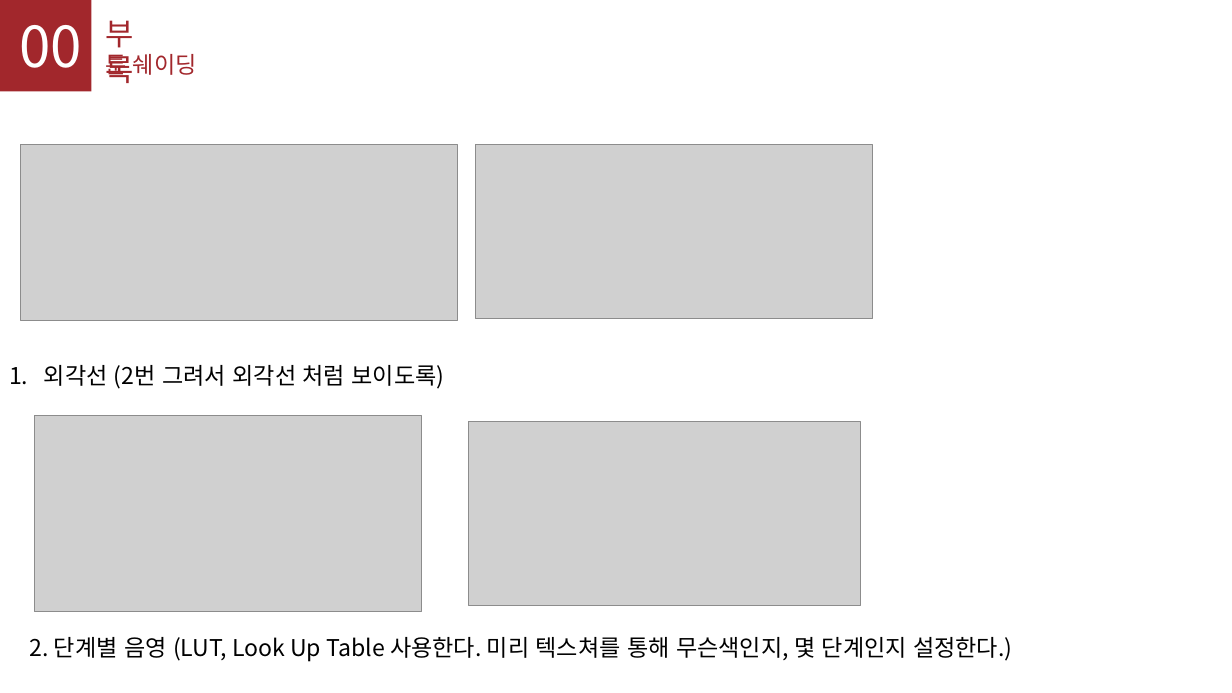
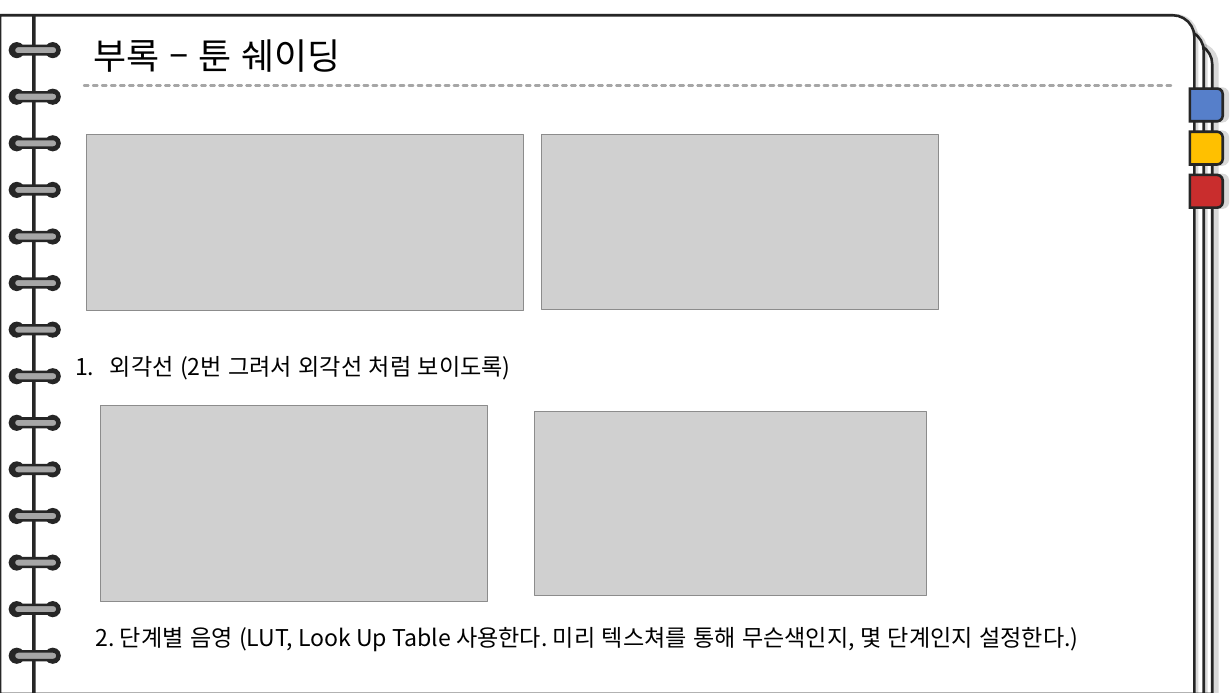
Before and after one commit to TUK-final-graduation-project/GraduationProject, a slide deck: slide 22 of Documents/제안서-수정본.pptx (slide 27 before the commit). Drawn at 1232x693 pixels with LibreOffice and Linux fonts; fonts in the diff are those of the drawing; grey boxes stand for pictures. Boxes give left, top, right and bottom in pixels: in the first picture for what was removed or moved away, otherwise in the second. Text is boxed around its words. In the diff, an @@ line names an element or a change of style, - is before the commit and + after.

```diff
--- a/Documents/제안서-수정본.pptx
+++ b/Documents/제안서-수정본.pptx
@@ rectangle removed at (0,0,91,91) @@
@@ text removed at (19,25,82,68) @@
-00
@@ text removed at (105,20,133,83) @@
-부록
@@ text at (93,39,341,72): text changed; size 18 to 28 pt; text colour #A2272C to #000000 @@
-툰 쉐이딩
+부록 – 툰 쉐이딩
@@ group added at (0,16,1213,693): 28 ellipses, 14 rounded rectangles, 3 round rects, 1 rectangle, 1 line @@
@@ round same rect added at (1190,89,1223,122), fill #567FCA, outline #262626 2 pt @@
@@ round same rect added at (1190,133,1223,165), fill #FFC000, outline #262626 2 pt @@
@@ round same rect added at (1190,175,1223,207), fill #C92D2D, outline #262626 2 pt @@
@@ 4 pictures, 2 texts: place and size @@
-4 pictures, 2 texts at (20,145,1012,661)
+4 pictures, 2 texts at (87,135,1078,652)
```
Also in this commit, not shown: 13 other slides changed, 6 slides added, 8 slides removed.
